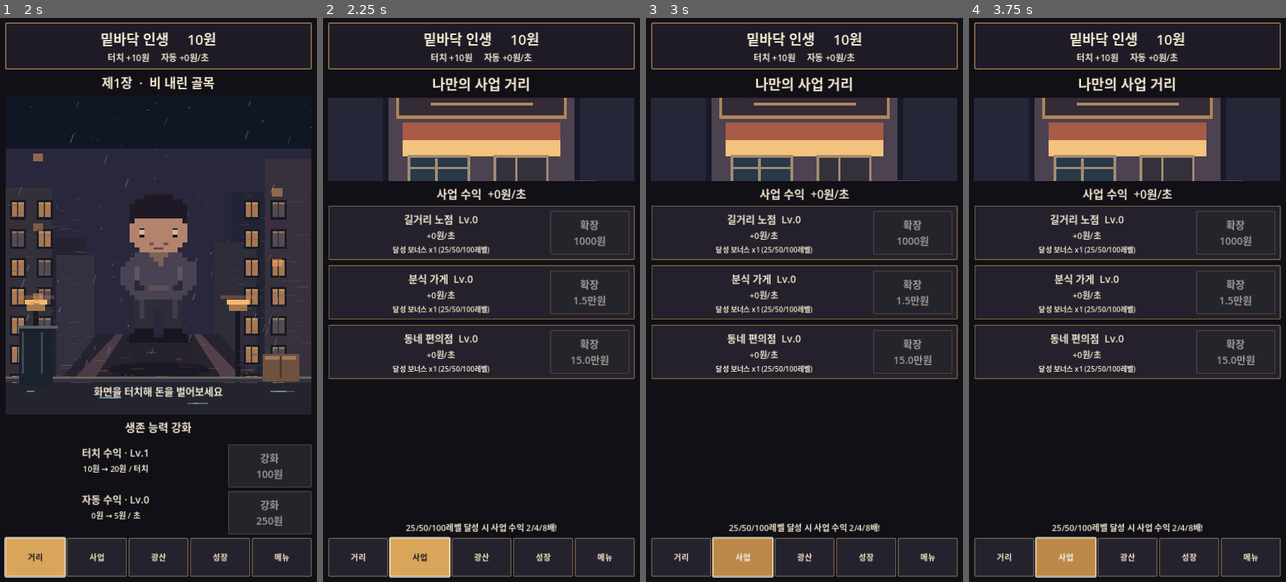
Above: before the commit, frames 1-4 (left to right).
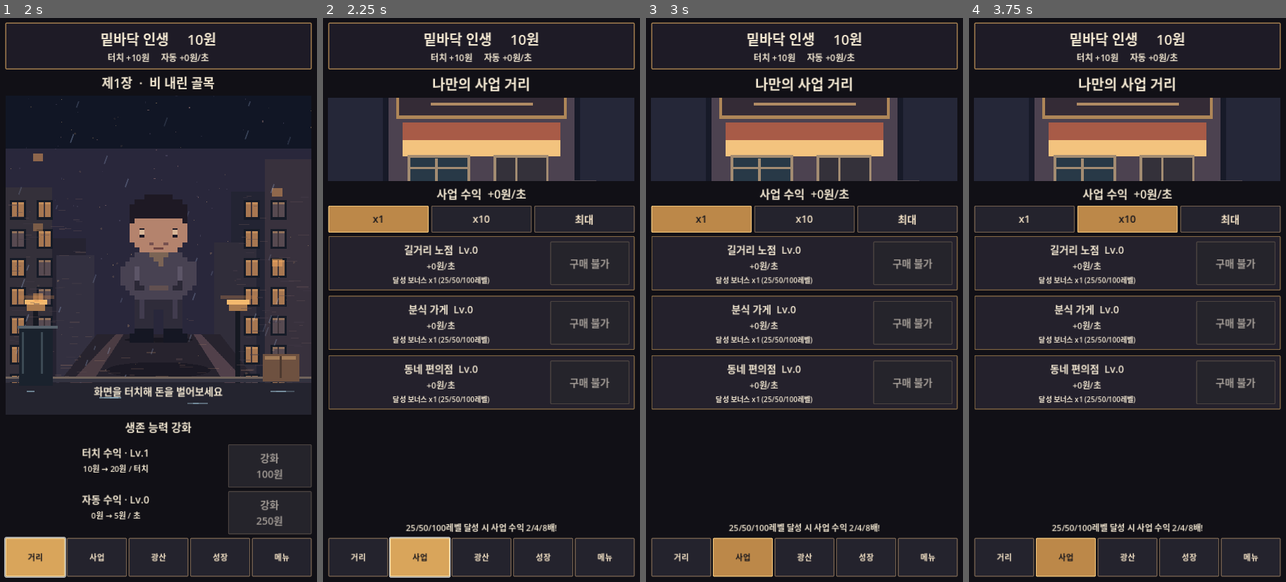
Above: after the commit, the same moments.

Repository: sungpil987/BottomLife-Reborn
Game: Godot game, scene res://scenes/Main.tscn
Two runs of this game, one before a commit and one after it. Both use one fixed random seed, a clock stepped at 60 frames per second and the inputs below.
Inputs (mouse positions are in pixels of both pictures, inside the frame that each line leads up to):
- Up to frame 1 (2 s): click (158, 254) at 0.5 s; click "거리" at 1.25 s
- Up to frame 2 (2.25 s): click "사업" at 2 s
- Up to frame 3 (3 s): click (703, 221) at 2.75 s, where only the run after the commit has a clickable "x1"
- Up to frame 4 (3.75 s): click (1127, 221) at 3.5 s, where only the run after the commit has a clickable "x10"

Frame 1 is identical in both runs. In frame 2, 7.7% of the frame differs, in the area x 1-99%, y 33-70%; in frame 3, 7.9%, in the area x 1-99%, y 33-100%; in frame 4, 7.8%.

Commit message:
v2.3 add business x1 x10 max purchasing and live affordability display

Diff:
--- a/scripts/main.gd
+++ b/scripts/main.gd
@@ -50,6 +50,7 @@
 var float_layer: Control
 var tab_buttons: Array[Button] = []
 var business_buttons: Array[Button] = []
+var business_buy_mode: int = 1
 var tap_cost_label: Label
 var auto_cost_label: Label
 
@@ -180,6 +181,7 @@
 	for i in range(business_buttons.size()):
 		if is_instance_valid(business_buttons[i]):
 			business_buttons[i].disabled = money < business_cost(i)
+			business_buttons[i].text = "확장 x%d\n%s원" % [business_purchase_count(i), number(business_purchase_cost(i, business_purchase_count(i)))] if business_purchase_count(i) > 0 else "구매 불가"
 	if is_instance_valid(tap_upgrade_button):
 		tap_upgrade_button.disabled = money < 100.0 * pow(1.35, tap_level - 1)
 	if is_instance_valid(auto_upgrade_button):
@@ -343,12 +345,37 @@
 func business_cost(index: int) -> float:
 	return BUSINESS_BASE_COST[index] * pow(1.24, business_levels[index])
 
+func business_purchase_cost(index: int, count: int) -> float:
+	if count <= 0:
+		return 0.0
+	var first := business_cost(index)
+	var growth := 1.24
+	return first * (pow(growth, count) - 1.0) / (growth - 1.0)
+
+func business_purchase_count(index: int) -> int:
+	var count := 0
+	var budget := money
+	var cost := business_cost(index)
+	var limit := 1000 if business_buy_mode == 0 else business_buy_mode
+	while count < limit and budget >= cost and business_levels[index] + count < 100000:
+		budget -= cost
+		count += 1
+		cost *= 1.24
+	return count
+
+func set_business_buy_mode(mode: int) -> void:
+	business_buy_mode = mode
+	refresh()
+
 func buy_business(index: int) -> void:
-	var cost := business_cost(index)
+	var count := business_purchase_count(index)
+	if count <= 0:
+		return
+	var cost := business_purchase_cost(index, count)
 	if money < cost:
 		return
 	money -= cost
-	business_levels[index] += 1
+	business_levels[index] += count
 	save_game()
 	refresh()
 
@@ -362,6 +389,16 @@
 	art.custom_minimum_size.y = 190
 	content.add_child(art)
 	content.add_child(make_label("사업 수익  +%s원/초" % number((total_auto_income() - float(auto_level) * 5.0) * prestige_multiplier()), 26))
+	var mode_row := HBoxContainer.new()
+	mode_row.add_theme_constant_override("separation", 6)
+	content.add_child(mode_row)
+	for mode in [1, 10, 0]:
+		var mode_button := make_button("x%d" % mode if mode > 0 else "최대")
+		mode_button.size_flags_horizontal = Control.SIZE_EXPAND_FILL
+		mode_button.custom_minimum_size.y = 60
+		decorate_button(mode_button, mode == business_buy_mode)
+		mode_button.pressed.connect(set_business_buy_mode.bind(mode))
+		mode_row.add_child(mode_button)
 	var scroll := ScrollContainer.new()
 	scroll.size_flags_vertical = Control.SIZE_EXPAND_FILL
 	content.add_child(scroll)
@@ -381,10 +418,11 @@
 		info.add_child(make_label("%s  Lv.%d" % [BUSINESS_NAMES[i], business_levels[i]], 23))
 		info.add_child(make_label("+%s원/초" % number(float(business_levels[i]) * BUSINESS_BASE_INCOME[i] * business_milestone_multiplier(business_levels[i])), 19))
 		info.add_child(make_label("달성 보너스 x%.0f (25/50/100레벨)" % business_milestone_multiplier(business_levels[i]), 16))
-		var cost := business_cost(i)
-		var button := make_button("확장\n%s원" % number(cost))
+		var count := business_purchase_count(i)
+		var cost := business_purchase_cost(i, count)
+		var button := make_button("확장 x%d\n%s원" % [count, number(cost)] if count > 0 else "구매 불가")
 		button.custom_minimum_size = Vector2(180, 88)
-		button.disabled = money < cost
+		button.disabled = count == 0
 		button.pressed.connect(buy_business.bind(i))
 		row.add_child(button)
 		business_buttons.append(button)
